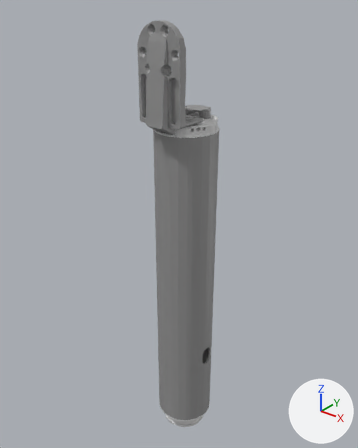
One commit to the COLLADA model meshes/arowana4/forearm_detailed_mesh.dae: the scene before it, then after it.
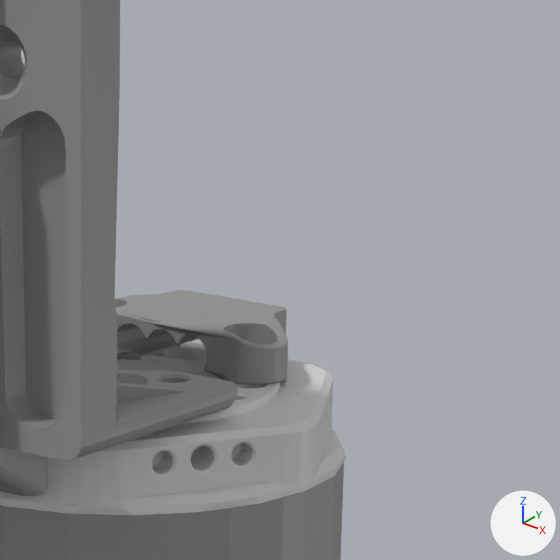
Each version is shown whole from a 50 mm camera at (0.271, -0.35, 0.465) aimed at (-0.01, 0.002, 0.247), then close up on the part from 47% to 70% of the width and 14% to 32% of the height. The lights are fixed; the arrows at lower right show +X, +Y and +Z. Where no turn or scale is listed for an object, it has been applied to the vertices.

The first close-up shows 'Tube (2)', 'TubeFixtures'.
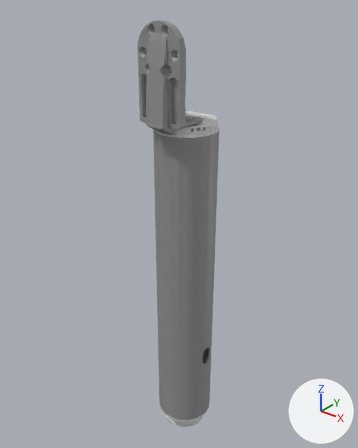
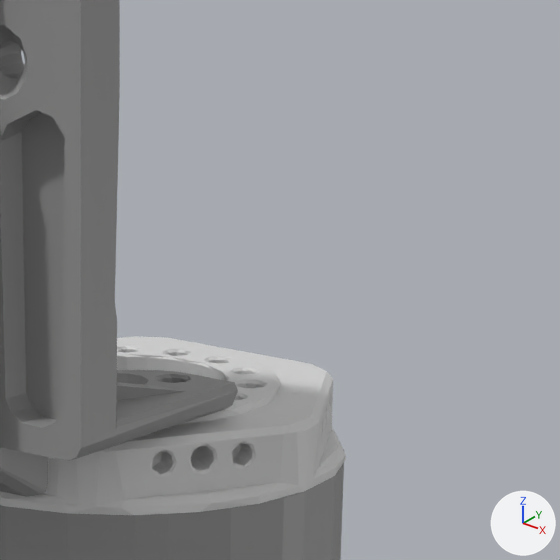
Location of each change, [x1, y1, x2, y2] in pixels of the close-ups (560 x 560 px):
```json
{"part": 1, "of": "me_tube__2__001", "change": "deleted", "before": [115, 290, 288, 385]}
{"part": 2, "of": "me_tube__2__001", "change": "cut back", "before": [0, 0, 238, 560], "after": [0, 0, 186, 560]}
```

Edits to the scene script, one JSON object a line:
```json
{"block": "me_tube__2__001", "where": "# used by ob_tube__2; location = (0.0, 0.0, 0.0)"}
{"op": "remove", "block": "me_tube__2__001", "code": "me_tube__2__001.from_pydata(...)  # 4076 vertices, 8198 faces; spans x -0.03..0.03, y -0.044..0.03, z 0.017..0.439"}
{"op": "add", "block": "me_tube__2__001", "code": "me_tube__2__001.from_pydata(...)  # 1037 vertices, 2116 faces; spans x -0.03..0.03, y -0.044..0.03, z 0.017..0.439"}
{"block": "me_tube__2__001", "change": "me_tube__2__001 part 1: the loose piece of 1981 vertices spanning x -0.018..0.018, y 0.007..0.025, z 0.356..0.363 is deleted"}
{"block": "me_tube__2__001", "change": "me_tube__2__001 part 2: 97 vertices moved within x -0.021..0.021, y -0.041..-0.007, z 0.349..0.434; 1139 vertices removed from x -0.022..0.022, y -0.044..-0.005, z 0.017..0.439; 137 vertices added at x -0.023..0.019, y -0.044..-0.005, z 0.017..0.439"}
```
